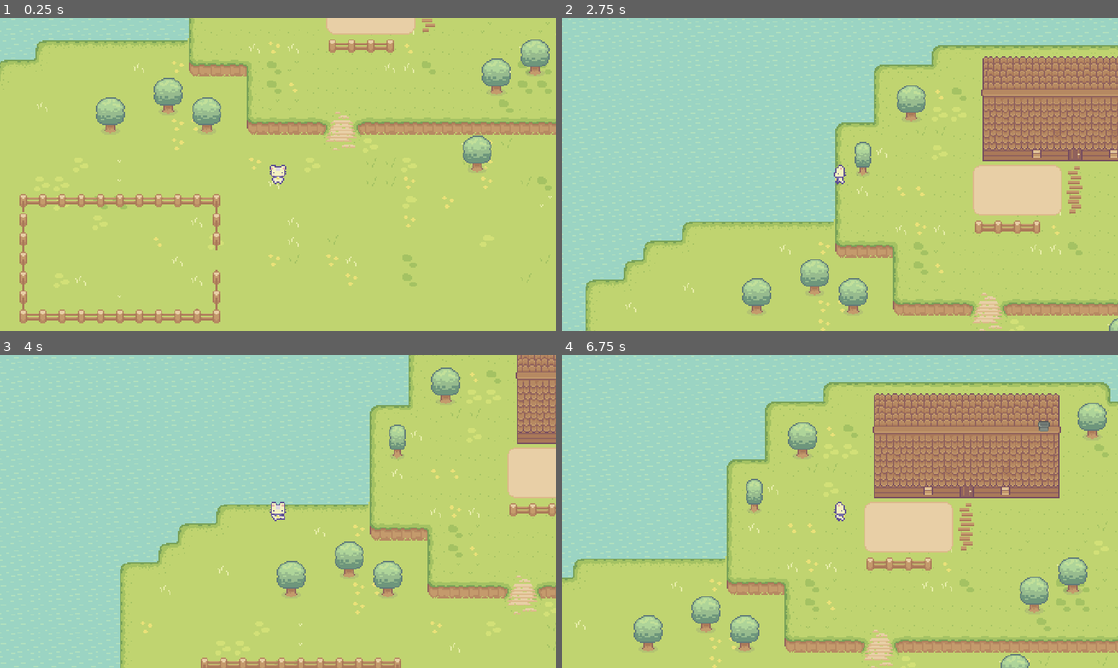
Above: before the commit, frames 1-4 (two rows, left to right).
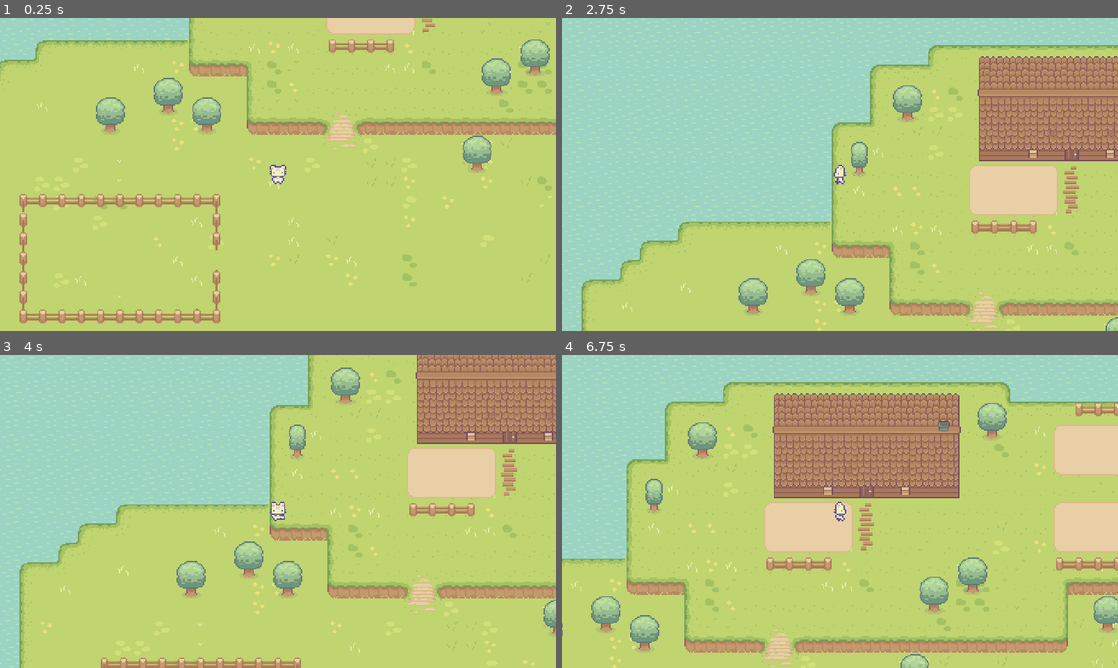
Above: after the commit, the same moments.

Repository: leafboo/first-game
Game: Godot game, scene res://Levels/game_level.tscn
Same seed, same stepped clock (60 frames per second), same inputs: the game is played once before the commit and once after it.
Inputs:
- Up to frame 1 (0.25 s): no input
- Up to frame 2 (2.75 s): tap Enter at 0.5 s; hold W (up) 0.53-2.03 s; hold A (left) from 2.03 s (still down)
- Up to frame 3 (4 s): release A (left) at 3.53 s; hold S (down) from 3.53 s (still down)
- Up to frame 4 (6.75 s): release S (down) at 4.28 s; hold D (right) 4.28-5.03 s; hold W (up) 5.03-5.78 s; hold D (right) from 5.78 s (still down)

The runs differ from the first frame. In frame 1, less than 0.1% of the frame differs, in the area x 89-99%, y 8-25%; in frame 2, 9.5%; in frame 3, 37%; in frame 4, 46%, in the area x 0-100%, y 8-100%.

Commit message:
Implement y sorting on trees

Diff:
--- a/Levels/game_level.tscn
+++ b/Levels/game_level.tscn
@@ -372,7 +372,9 @@
 texture = ExtResource("8_6ey1g")
 0:0/0 = 0
 1:0/0 = 0
-2:0/0 = 0
+1:0/0/y_sort_origin = 15
+2:0/0 = 0
+2:0/0/y_sort_origin = 15
 3:0/0 = 0
 4:0/0 = 0
 5:0/0 = 0
@@ -381,7 +383,9 @@
 8:0/0 = 0
 0:1/0 = 0
 1:1/0 = 0
-2:1/0 = 0
+1:1/0/physics_layer_0/polygon_0/points = PackedVector2Array(8, 2.875, 4, 2.875, 2.625, 4.375, 4.375, 5.75, 8, 6.875)
+2:1/0 = 0
+2:1/0/physics_layer_0/polygon_0/points = PackedVector2Array(-8, 2.875, -4.625, 2.75, -3.375, 4.75, -5, 5.875, -8, 6.875)
 3:1/0 = 0
 4:1/0 = 0
 5:1/0 = 0
@@ -417,6 +421,7 @@
 8:4/0 = 0
 
 [sub_resource type="TileSet" id="TileSet_oiod2"]
+physics_layer_0/collision_layer = 1
 sources/0 = SubResource("TileSetAtlasSource_3lruh")
 
 [sub_resource type="TileSetAtlasSource" id="TileSetAtlasSource_sykbb"]
@@ -604,57 +609,65 @@
 sources/0 = SubResource("TileSetAtlasSource_guap6")
 
 [node name="GameLevel" type="Node2D"]
+y_sort_enabled = true
 
 [node name="PlayerCat" parent="." instance=ExtResource("1_5xnk3")]
+z_index = 1
+y_sort_enabled = true
 position = Vector2(587, 321)
 
 [node name="Camera2D" type="Camera2D" parent="PlayerCat"]
 zoom = Vector2(2.5, 2.5)
 position_smoothing_speed = 0.0
 
-[node name="MyMap" type="Node" parent="."]
-
-[node name="Water" type="TileMapLayer" parent="MyMap"]
+[node name="Water" type="TileMapLayer" parent="."]
 z_index = -6
 tile_map_data = PackedByteArray("AAAAABkAAAAAAAAAAAAAABoAAAAAAAAAAAAAABsAAAAAAAAAAAAAABwAAAAAAAAAAAAAAB0AAAAAAAAAAAAAAB …(47152 unchanged characters)…
 tile_set = SubResource("TileSet_mrf4o")
 
-[node name="Ground" type="TileMapLayer" parent="MyMap"]
+[node name="Ground" type="TileMapLayer" parent="."]
 z_index = -5
 tile_map_data = PackedByteArray("AAAaAA8AAAABAAEAAAAbAA8AAAABAAEAAAAcAA8AAAABAAEAAAAdAA8AAAABAAEAAAAeAA8AAAABAAEAAAAfAA …(12736 unchanged characters)…
 tile_set = SubResource("TileSet_wbj2q")
 
-[node name="Hill" type="TileMapLayer" parent="MyMap"]
+[node name="Hill" type="TileMapLayer" parent="."]
 z_index = -4
 tile_map_data = PackedByteArray("AAAlAAQAAAAAAAAAAAAlAAUAAAAGAAIAAAAkAAUAAAABAAAAAAAjAAUAAAABAAAAAAAiAAUAAAAAAAAAAAAiAA …(5696 unchanged characters)…
 tile_set = SubResource("TileSet_enxxj")
 
-[node name="House" type="TileMapLayer" parent="MyMap"]
+[node name="House" type="TileMapLayer" parent="."]
 z_index = -3
 tile_map_data = PackedByteArray("AAAoAAkAAgABAAIAAAAoAAUAAgABAAAAAAApAAUAAgABAAAAAAAqAAUAAgABAAAAAAArAAUAAgABAAAAAAAsAA …(368 unchanged characters)…
 tile_set = SubResource("TileSet_tu1m2")
 
-[node name="Roof" type="TileMapLayer" parent="MyMap/House"]
+[node name="Roof" type="TileMapLayer" parent="House"]
 tile_map_data = PackedByteArray("AAAnAAQAAAAAAAAAAAAnAAkAAAAAAAQAAAAoAAYAAAADAAMAAAApAAYAAAADAAMAAAAqAAYAAAADAAMAAAArAA …(976 unchanged characters)…
 tile_set = SubResource("TileSet_c80qo")
 
-[node name="Floor" type="TileMapLayer" parent="MyMap/House"]
+[node name="Floor" type="TileMapLayer" parent="House"]
 z_index = -1
 tile_map_data = PackedByteArray("AAAqAAkAAQABAAEAAAArAAkAAQABAAEAAAArAAgAAQABAAEAAAAqAAgAAQABAAEAAAApAAkAAQABAAEAAAAoAA …(496 unchanged characters)…
 tile_set = SubResource("TileSet_6k1j7")
 
-[node name="Trees" type="TileMapLayer" parent="MyMap"]
+[node name="Trees" type="TileMapLayer" parent="."]
+z_index = 1
+y_sort_enabled = true
 tile_map_data = PackedByteArray("AAAgABAAAAABAAAAAAAgABEAAAABAAEAAAAhABAAAAACAAAAAAAhABEAAAACAAEAAAAuABIAAAABAAAAAAAuAB …(528 unchanged characters)…
 tile_set = SubResource("TileSet_oiod2")
 
-[node name="Paths" type="TileMapLayer" parent="MyMap"]
+[node name="Paths" type="TileMapLayer" parent="."]
 tile_map_data = PackedByteArray("AAAsAAoAAAAAAAAAAAAsAAsAAAAAAAEAAAAsAAwAAAAAAAIAAAA=")
 tile_set = SubResource("TileSet_0hxvi")
 
-[node name="Soil" type="TileMapLayer" parent="MyMap"]
+[node name="Soil" type="TileMapLayer" parent="."]
 tile_map_data = PackedByteArray("AAAoAAoAAQABAAAAAAArAAoAAQACAAAAAAApAAoAAQABAAAAAAAqAAoAAQABAAAAAAAnAAoAAQAAAAAAAAArAA …(736 unchanged characters)…
 tile_set = SubResource("TileSet_etfc5")
 
-[node name="Fence" type="TileMapLayer" parent="MyMap"]
+[node name="Fence" type="TileMapLayer" parent="."]
 tile_map_data = PackedByteArray("AAAXABYAAAAAAAAAAAAXABcAAAAAAAEAAAAXABgAAAAAAAEAAAAXABkAAAAAAAEAAAAXABoAAAAAAAEAAAAXAB …(640 unchanged characters)…
 tile_set = SubResource("TileSet_au078")
+
+[node name="StaticBody2D" type="StaticBody2D" parent="."]
+
+[node name="WaterCollision" type="CollisionPolygon2D" parent="StaticBody2D"]
+polygon = PackedVector2Array(389, 212, 514, 210, 514, 133, 518, 129, 546, 129, 545, 86, 550, 81, 594, 81, 594, 69, 599, 64, 826, 65, 830, 71, 830, 80, 970, 81, 974, 86, 975, 234, 970, 239, 958, 239, 958, 257, 968, 259, 973, 263, 973, 327, 970, 332, 958, 333, 957, 343, 952, 349, 925, 349, 925, 391, 923, 396, 918, 398, 910, 398, 909, 455, 908, 459, 904, 461, 894, 461, 893, 487, 890, 492, 886, 493, 878, 494, 877, 503, 876, 507, 873, 508, 862, 510, 861, 519, 859, 523, 855, 525, 814, 526, 813, 536, 811, 540, 807, 541, 718, 542, 717, 552, 715, 556, 710, 557, 455, 557, 451, 554, 450, 550, 450, 542, 392, 541, 388, 538, 387, 534, 387, 525, 360, 525, 356, 522, 355, 517, 354, 477, 328, 477, 324, 474, 322, 469, 322, 381, 311, 381, 308, 377, 306, 372, 307, 265, 309, 260, 314, 258, 338, 258, 338, 249, 341, 244, 345, 242, 354, 242, 354, 233, 356, 229, 360, 227, 386, 226, 386, 217, 389, 212, 365, -19, -6, -13, -3, 170, -3, 684, 1161, 668, 1155, -11, 361, -17)
